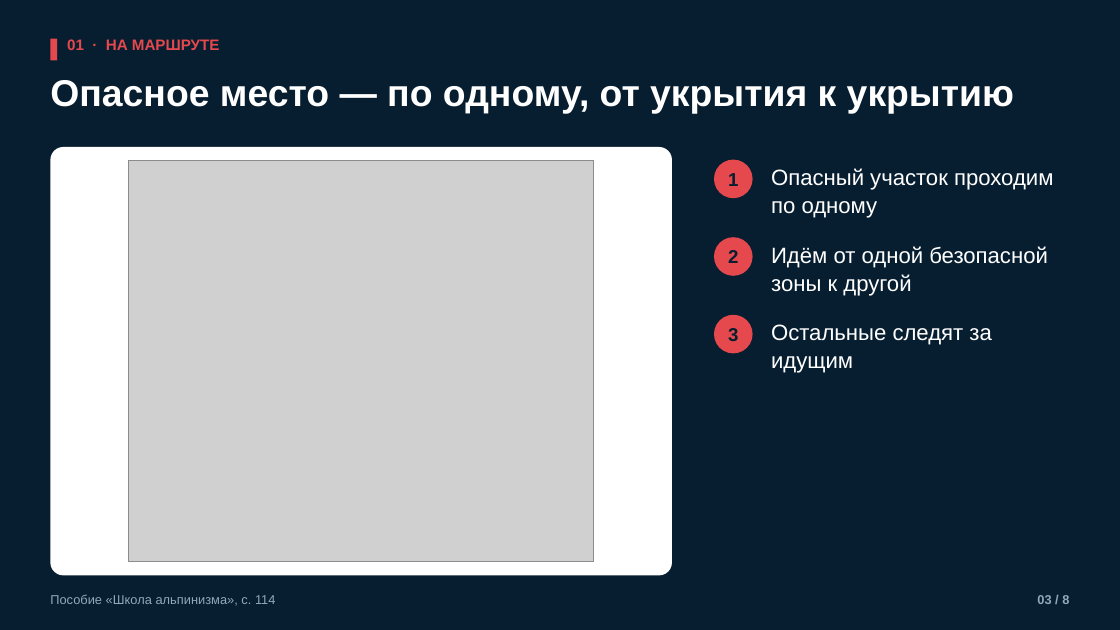
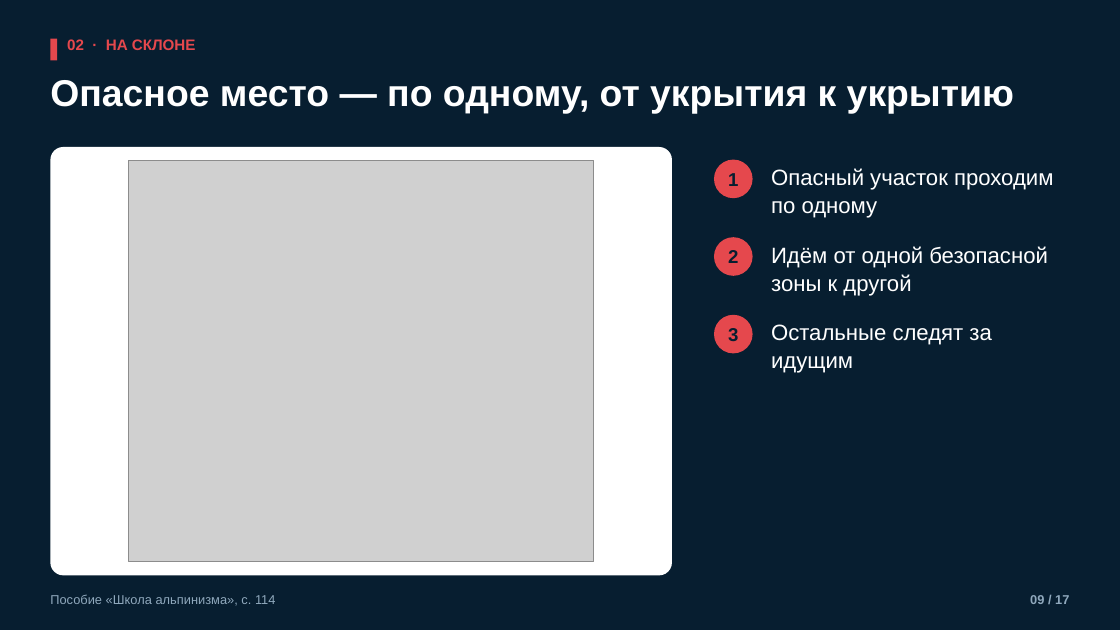
Before and after one commit to kirill54/far-education, a slide deck: slide 9 of presentations/lessons/M10-3_na-lavinoopasnom-marshrute.pptx (slide 3 before the commit). Drawn at 1120x630 pixels with LibreOffice and Linux fonts; fonts in the diff are those of the drawing; grey boxes stand for pictures. Boxes give left, top, right and bottom in pixels: in the first picture for what was removed or moved away, otherwise in the second. Text is boxed around its words. In the diff, an @@ line names an element or a change of style, - is before the commit and + after.

```diff
--- a/presentations/lessons/M10-3_na-lavinoopasnom-marshrute.pptx
+++ b/presentations/lessons/M10-3_na-lavinoopasnom-marshrute.pptx
@@ text at (67, 39, 196, 50): text changed @@
-01 · НА МАРШРУТЕ
+02 · НА СКЛОНЕ
@@ text at (1030, 595, 1069, 604): text changed @@
-03 / 8
+09 / 17
```
Also in this commit, not shown: 7 other slides changed, 9 slides added, 32 other files.
